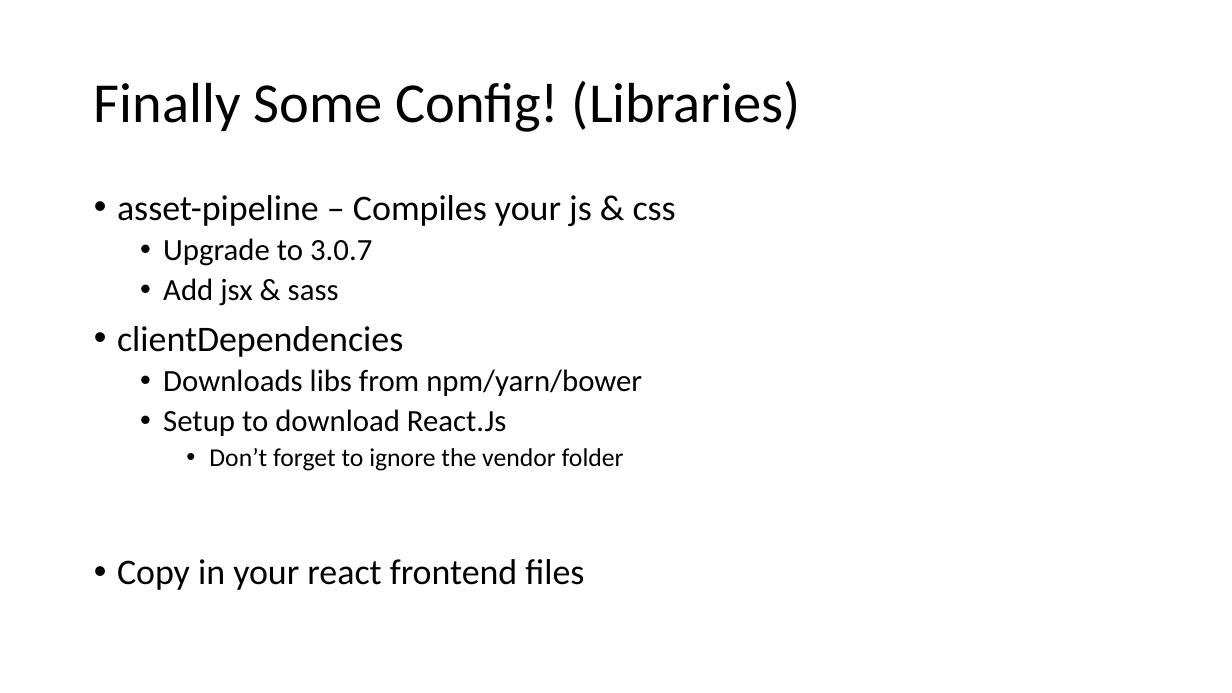
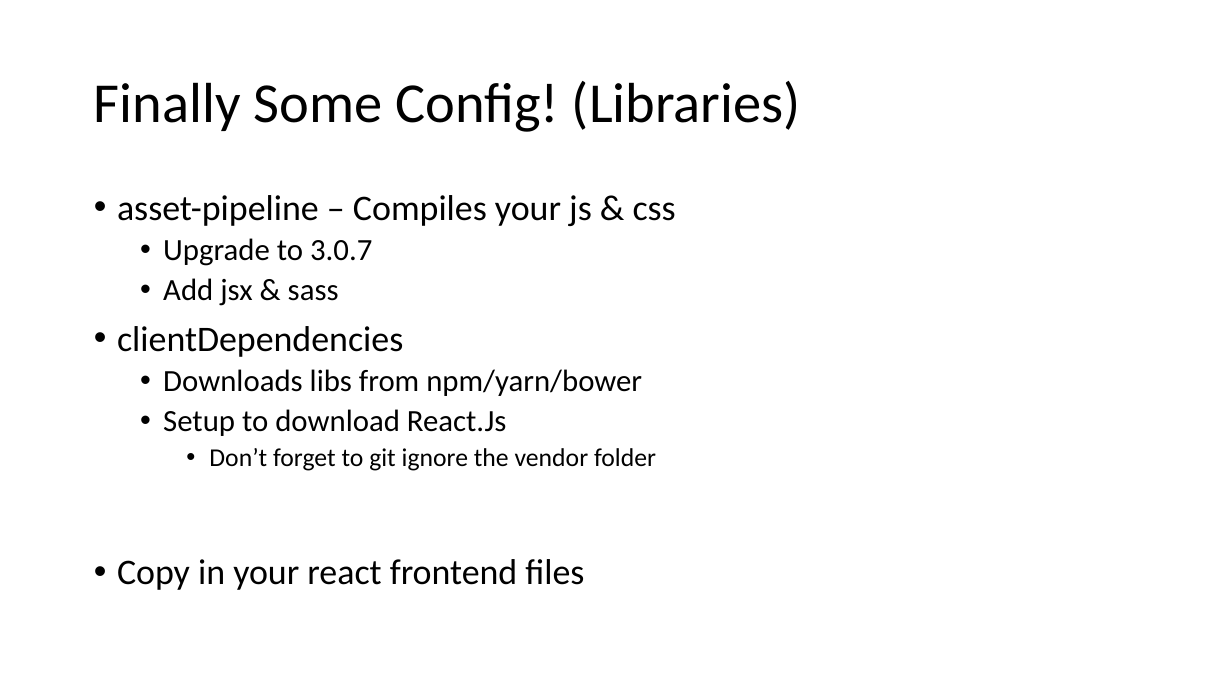
Before and after one commit to aibolit/SixOneFourEight, a slide deck: slide 20 of Presentation.pptx. Drawn at 1232x693 pixels with LibreOffice and Linux fonts; fonts in the diff are those of the drawing. Boxes give left, top, right and bottom in pixels: in the first picture for what was removed or moved away, otherwise in the second. Text is boxed around its words. In the diff, an @@ line names an element or a change of style, - is before the commit and + after.

```diff
--- a/Presentation.pptx
+++ b/Presentation.pptx
@@ text at [209,448,656,471]: text changed @@
-    • Don’t forget to ignore the vendor folder
+    • Don’t forget to git ignore the vendor folder
```
Also in this commit, not shown: 4 other slides changed.
